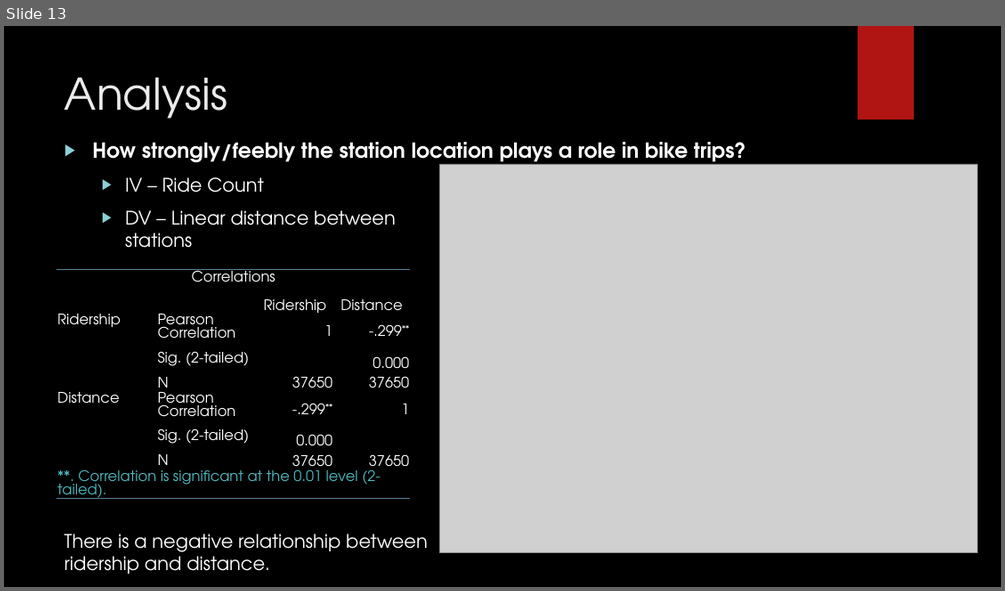
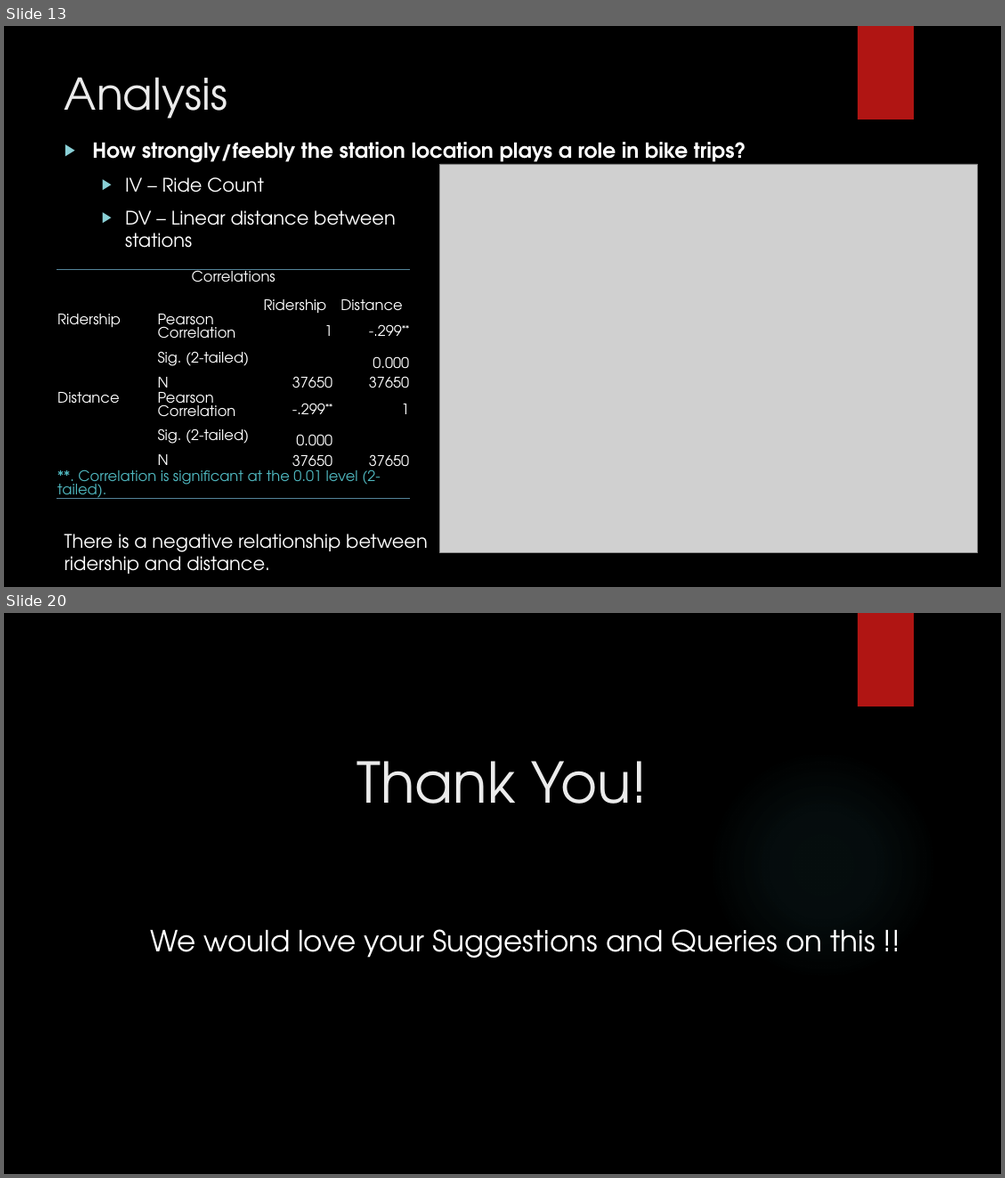
Before and after one commit to AniKarenina/INFM600_Fabulous, a slide deck: INFM600_0201_Fabulous_Presentation/INFM600_0201_Fabulous_Projet_Presentation.pptx. Shown one above the other, each under a label of ours: slide 13 before the commit, slides 13 and 20 after it; the slides between them are not shown. The pictures are 1005x591 and 1005x1178 pixels, drawn with LibreOffice and Linux fonts; fonts in the diff are those of the drawing; grey boxes stand for pictures; background and template pictures are left out. Boxes give left, top, right and bottom in pixels: in the first picture for what was removed or moved away, otherwise in the second. Text is boxed around its words. In the diff, an @@ line names an element or a change of style, - is before the commit and + after.

```diff
--- a/INFM600_0201_Fabulous_Presentation/INFM600_0201_Fabulous_Projet_Presentation.pptx
+++ b/INFM600_0201_Fabulous_Presentation/INFM600_0201_Fabulous_Projet_Presentation.pptx
@@ slide 20 added at (x1=4, y1=613, x2=1001, y2=1174), background picture (left out); not listed: 2 template elements that a slide beside it also shows @@
@@ title added at (x1=357, y1=761, x2=647, y2=803), 54 pt, text #EBEBEB @@
+Thank You!
@@ text added at (x1=150, y1=929, x2=875, y2=957), 28 pt, text #FFFFFF @@
+We would love your Suggestions and Queries on this !!
```
Also in this commit, not shown: 5 slides changed, 4 other slides added, 1 slide removed.
